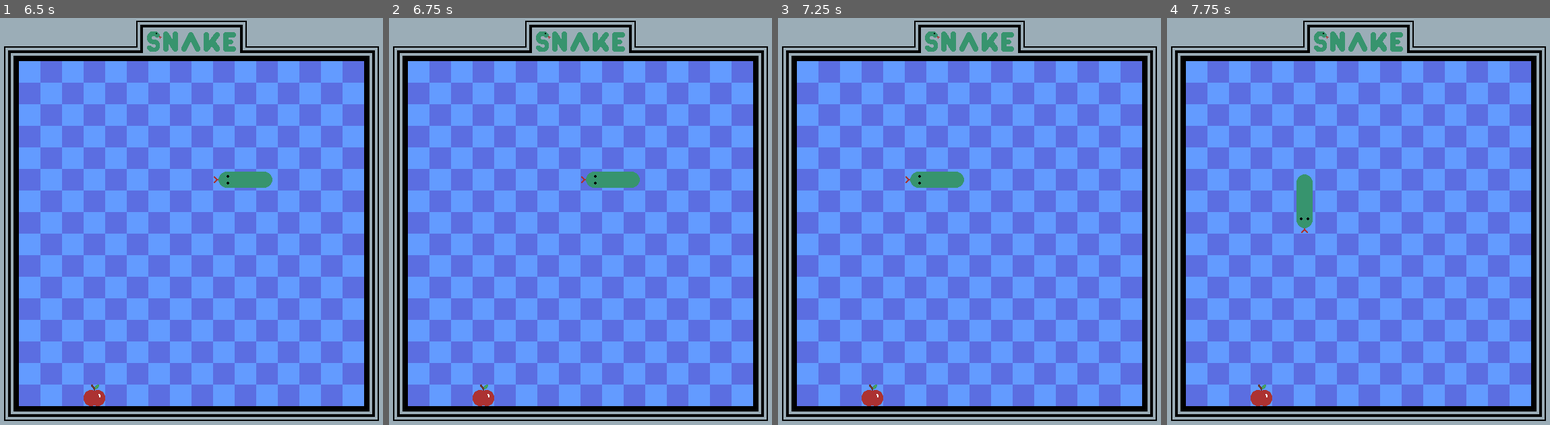
Above: before the commit, frames 1-4 (left to right).
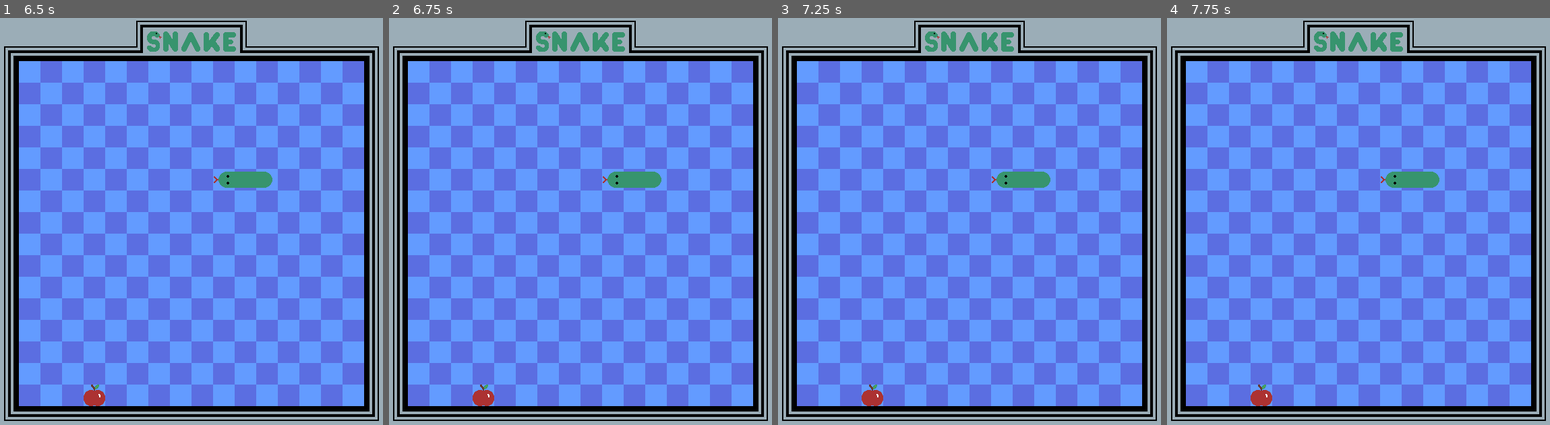
Above: after the commit, the same moments.

Repository: conor-wilson/snake
Game: Godot game, scene res://scenes/main.tscn
Same seed, same stepped clock (60 frames per second), same inputs: the game is played once before the commit and once after it.
Inputs:
- Up to frame 1 (6.5 s): click "START GAME" at 0.5 s; hold Right (move_right) 1.28-2 s; click "TRY AGAIN" at 2 s; hold Down (move_down) 2.78-3.53 s; hold Right (move_right) 3.53-4.25 s; click "TRY AGAIN" at 4.25 s; hold Up (move_up) 5.03-5.78 s; hold Left (move_left) from 5.78 s (still down); tap Escape (pause) at 6.4 s
- Up to frame 2 (6.75 s): keep holding Left (move_left)
- Up to frame 3 (7.25 s): keep holding Left (move_left)
- Up to frame 4 (7.75 s): release Left (move_left) at 7.28 s; hold Down (move_down) from 7.28 s (still down)

Frame 1 is identical in both runs. In frame 2, 0.5% of the frame differs, in the area x 50-72%, y 37-42%; in frame 3, 1.1%, in the area x 33-72%, y 37-42%; in frame 4, 1.1%.

Commit message:
Refactored snake to stop moving while paused

Diff:
--- a/scenes/snake.gd
+++ b/scenes/snake.gd
@@ -3,7 +3,7 @@
 signal hit
 signal pause
 
-var alive : bool
+var play : bool
 
 var snakeTiles    : Array[SnakeTile] # The array of the snake's tiles
 var appleCoords   : Vector2i         # The coordinate of the apple tile
@@ -12,6 +12,7 @@
 
 # Called when the node enters the scene tree for the first time.
 func _ready():
+	play        = false
 	snakeTiles  = []
 	appleCoords = Vector2i(-1, -1)
 
@@ -20,7 +21,7 @@
 
 	# Remove the old snake if it exists
 	clear_snake_and_apple()
-	alive = true
+	play = true
 
 	# Set the snake and apple to their starting positions
 	direction     = Vector2.RIGHT
@@ -35,7 +36,7 @@
 
 # TODO: descriptor
 func kill_snake():
-	alive = false
+	play = false
 
 
 ## ------------- Snake Rendering Functions ------------- ##
@@ -54,20 +55,24 @@
 
 # TODO: Descriptor
 func process_player_input():
-	if Input.is_action_just_pressed("pause"):
-		pause.emit()
-	if Input.is_action_pressed("move_up") && direction != Vector2.DOWN:
-		new_direction = Vector2.UP
-	if Input.is_action_pressed("move_right") && direction != Vector2.LEFT:
-		new_direction = Vector2.RIGHT
-	if Input.is_action_pressed("move_down") && direction != Vector2.UP:
-		new_direction = Vector2.DOWN
-	if Input.is_action_pressed("move_left") && direction != Vector2.RIGHT:
-		new_direction = Vector2.LEFT
+
+	# Player inputs during gameplay
+	if play:
+		if Input.is_action_just_pressed("pause"):
+			play = false
+			pause.emit()
+		if Input.is_action_pressed("move_up") && direction != Vector2.DOWN:
+			new_direction = Vector2.UP
+		if Input.is_action_pressed("move_right") && direction != Vector2.LEFT:
+			new_direction = Vector2.RIGHT
+		if Input.is_action_pressed("move_down") && direction != Vector2.UP:
+			new_direction = Vector2.DOWN
+		if Input.is_action_pressed("move_left") && direction != Vector2.RIGHT:
+			new_direction = Vector2.LEFT
 
 # TODO: Descriptor
 func _on_ticker_timeout():
-	if alive:
+	if play:
 		direction = new_direction
 		moveSnake()
 
